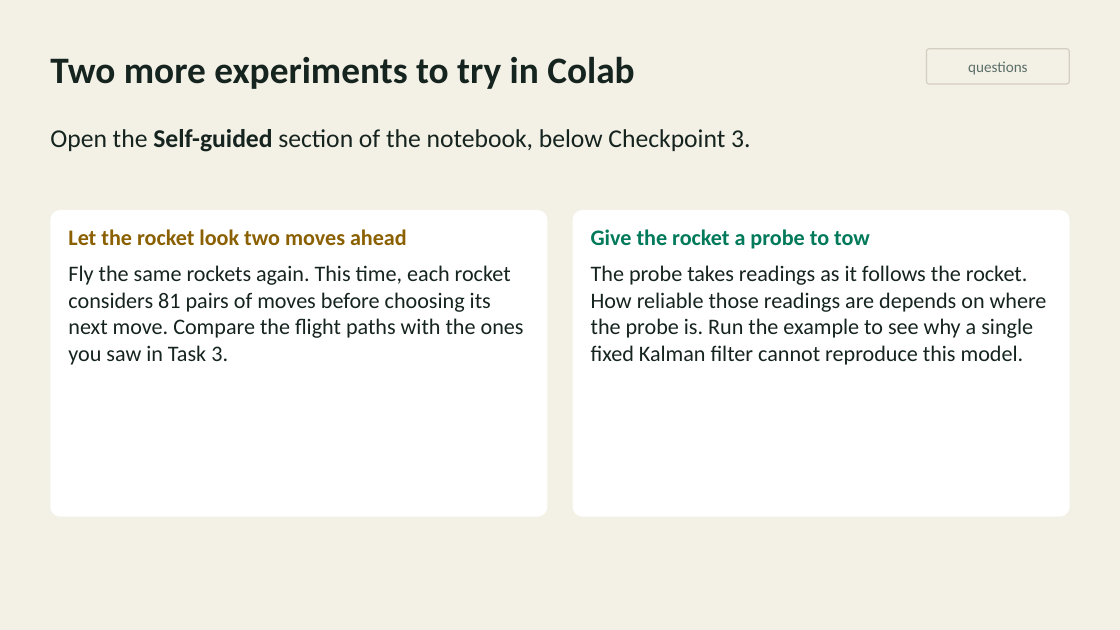
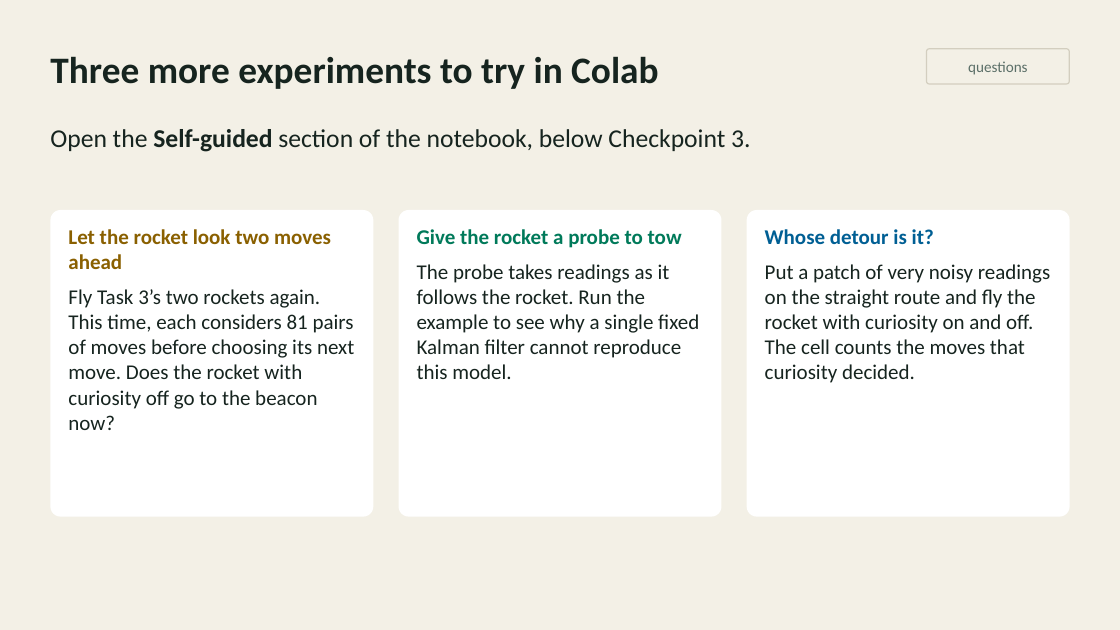
Before and after one commit to inferogenesis/cpomdp-workshop, a slide deck: slide 24 of deck/cpomdp_symposium_2026.pptx (slide 25 before the commit). Drawn at 1120x630 pixels with LibreOffice and Linux fonts; fonts in the diff are those of the drawing. Boxes give left, top, right and bottom in pixels: in the first picture for what was removed or moved away, otherwise in the second. Text is boxed around its words. In the diff, an @@ line names an element or a change of style, - is before the commit and + after.

```diff
--- a/deck/cpomdp_symposium_2026.pptx
+++ b/deck/cpomdp_symposium_2026.pptx
@@ text at <box>50,56,658,89</box>: text changed @@
-Two more experiments to try in Colab
+Three more experiments to try in Colab
@@ rounded rectangle "Let the rocket look two ...": place and size @@
-rounded rectangle "Let the rocket look two ..." at <box>50,210,548,517</box>
+rounded rectangle "Let the rocket look two ..." at <box>50,210,373,517</box>
@@ text in rounded rectangle at <box>68,229,331,269</box>: size 19 to 18 pt in "Let the rocket look two moves ahead" @@
@@ rounded rectangle "Give the rocket a probe ...": place and size @@
-rounded rectangle "Give the rocket a probe ..." at <box>573,210,1070,517</box>
+rounded rectangle "Give the rocket a probe ..." at <box>398,210,721,517</box>
@@ text in rounded rectangle at <box>417,229,682,248</box>: size 19 to 18 pt in "Give the rocket a probe to tow" @@
@@ rounded rectangle added at <box>747,210,1070,517</box>, fill #FFFFFF, 18 pt, text #16241F @@
+Whose detour is it?
+Put a patch of very noisy readings on the straight route and fly the rocket with curiosity on and off. The cell counts the moves that curiosity decided.
@@ text in rounded rectangle at <box>417,264,699,379</box>: text changed; size 19 to 18 pt @@
-The probe takes readings as it follows the rocket. How reliable those readings are depends on where the probe is. Run the example to see why a single fixed Kalman filter cannot reproduce this model.
+The probe takes readings as it follows the rocket. Run the example to see why a single fixed Kalman filter cannot reproduce this model.
@@ text in rounded rectangle at <box>68,289,354,430</box>: text changed; size 19 to 18 pt @@
-Fly the same rockets again. This time, each rocket considers 81 pairs of moves before choosing its next move. Compare the flight paths with the ones you saw in Task 3.
+Fly Task 3’s two rockets again. This time, each considers 81 pairs of moves before choosing its next move. Does the rocket with curiosity off go to the beacon now?
```
Also in this commit, not shown: 5 other slides changed, 3 slides added, 4 slides removed, 5 other files.
